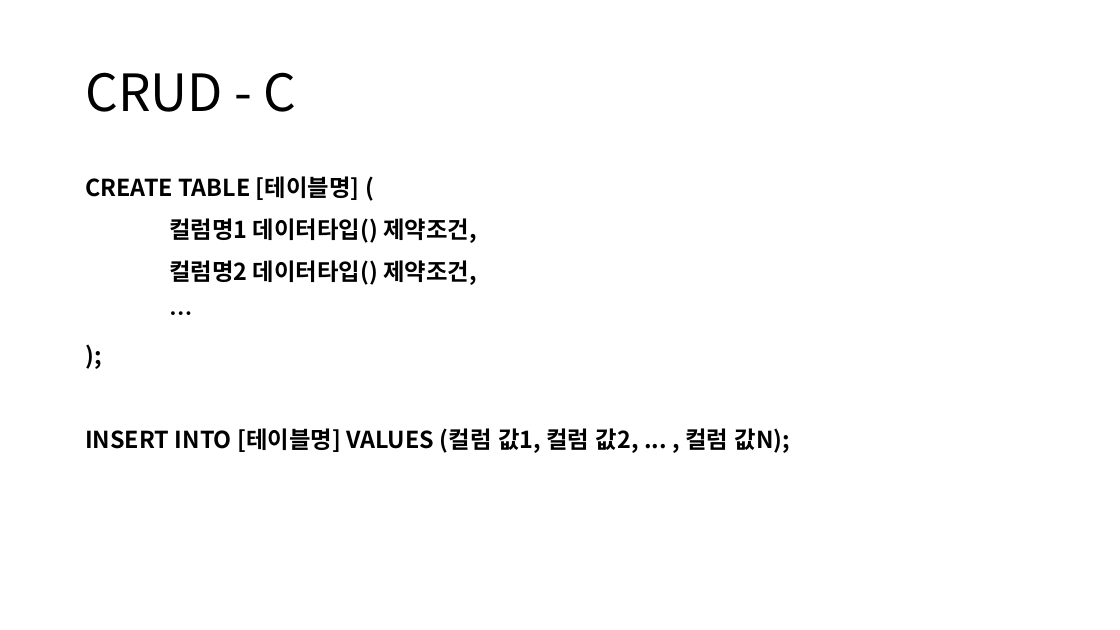
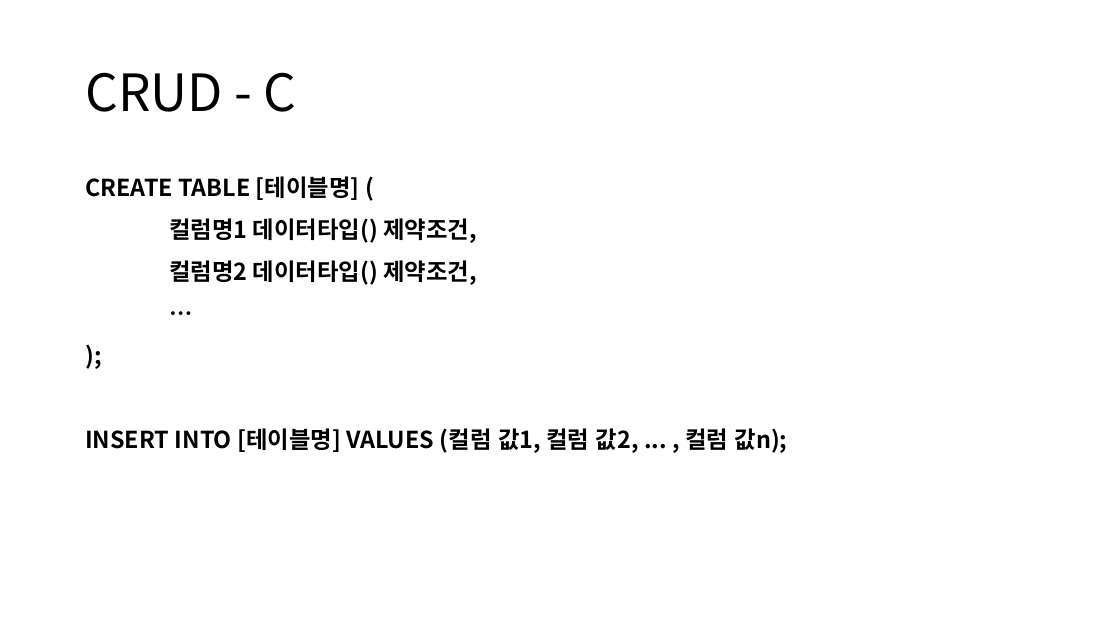
Before and after one commit to 98jiyong/DB, a slide deck: slide 5 of 자료/DB정리.pptx (slide 6 before the commit). Drawn at 1120x630 pixels with LibreOffice and Linux fonts; fonts in the diff are those of the drawing. Boxes give left, top, right and bottom in pixels: in the first picture for what was removed or moved away, otherwise in the second. Text is boxed around its words. In the diff, an @@ line names an element or a change of style, - is before the commit and + after.

```diff
--- a/자료/DB정리.pptx
+++ b/자료/DB정리.pptx
@@ text at [85, 428, 788, 453]: text changed @@
-INSERT INTO [테이블명] VALUES (컬럼 값1, 컬럼 값2, ... , 컬럼 값N);
+INSERT INTO [테이블명] VALUES (컬럼 값1, 컬럼 값2, ... , 컬럼 값n);
```
Also in this commit, not shown: 4 other slides changed, 1 slide added, 1 slide removed, 2 other files.
